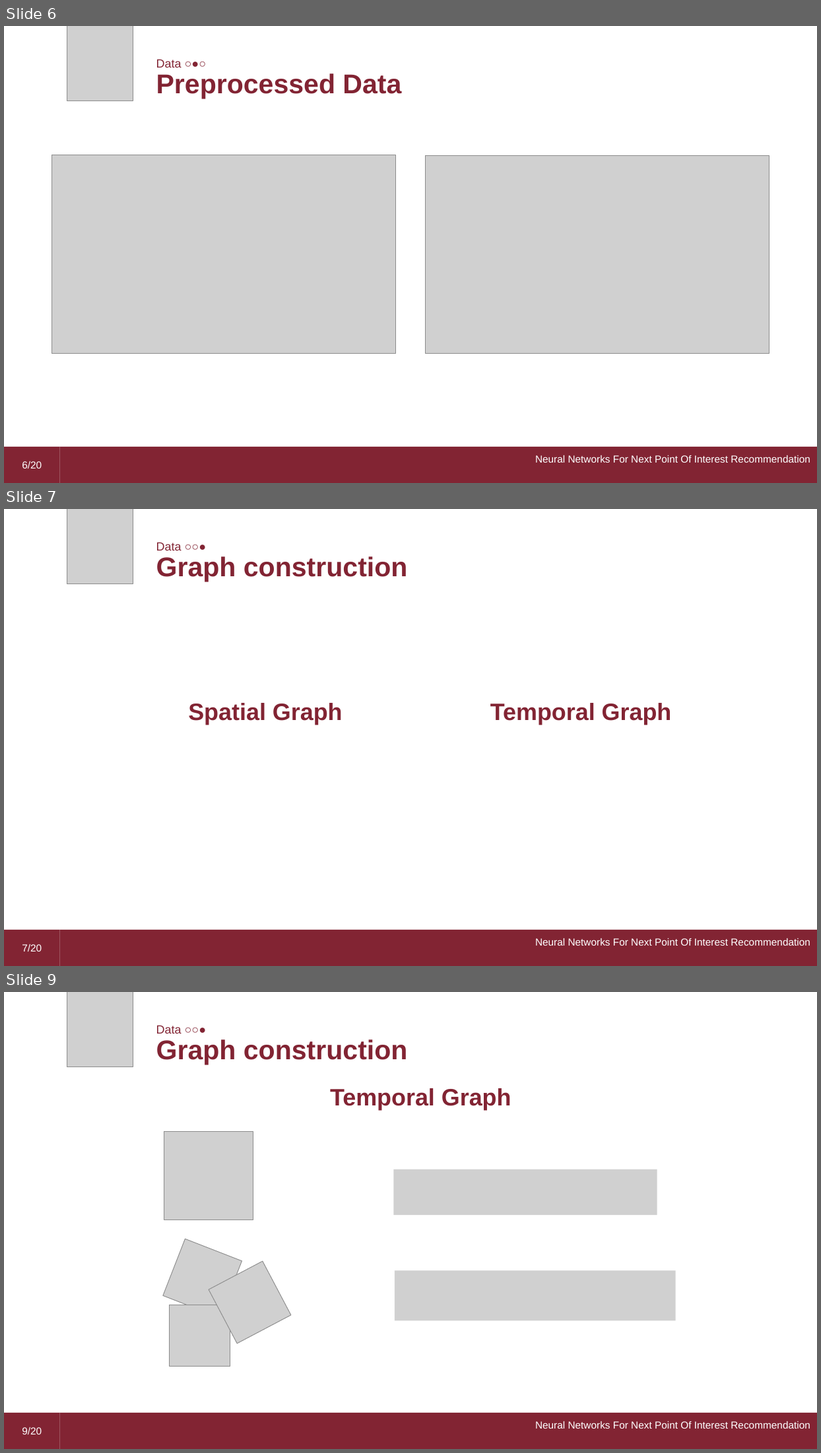
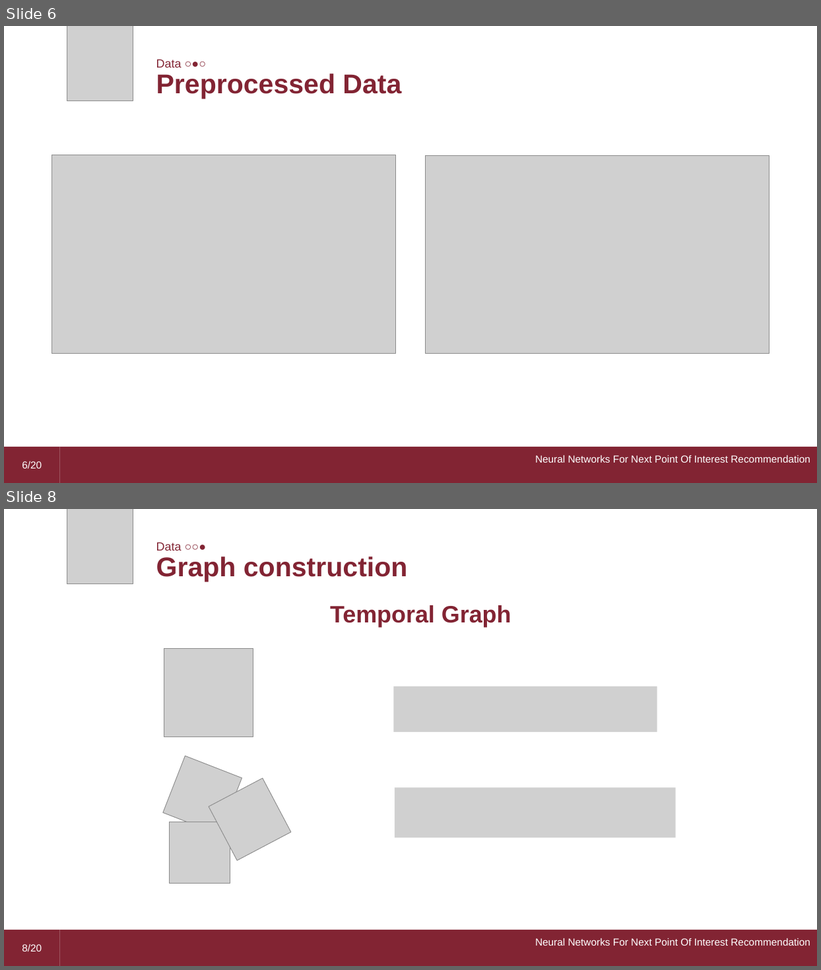
Before and after one commit to dario-loi/foursquare, a slide deck: presentation.pptm. Shown one above the other, each under a label of ours: slides 6, 7 and 9 before the commit, slides 6 and 8 after it; the slides between them are not shown. The pictures are 821x1453 and 821x970 pixels, drawn with LibreOffice and Linux fonts; fonts in the diff are those of the drawing; grey boxes stand for pictures. Boxes give left, top, right and bottom in pixels: in the first picture for what was removed or moved away, otherwise in the second. Text is boxed around its words. In the diff, an @@ line names an element or a change of style, - is before the commit and + after.

```diff
--- a/presentation.pptm
+++ b/presentation.pptm
@@ slide 7 removed at box(4, 509, 817, 966), background #FFFFFF @@
@@ picture removed at box(67, 509, 133, 585) @@
@@ text removed at box(156, 542, 182, 551) @@
-Data ○○●
@@ text removed at box(156, 557, 408, 582) @@
-Graph construction
@@ text removed at box(188, 703, 343, 725) @@
-Spatial Graph
@@ text removed at box(490, 703, 672, 725) @@
-Temporal Graph
@@ page number removed at box(4, 930, 60, 966) @@
-7/20
@@ rectangle removed at box(60, 930, 817, 966) @@
-Neural Networks For Next Point Of Interest Recommendation
@@ what was slide 9 is now slide 8 @@
@@ page number at box(22, 945, 42, 952): text changed @@
-9/20
+8/20
```
Also in this commit, not shown: 2 slides changed.
